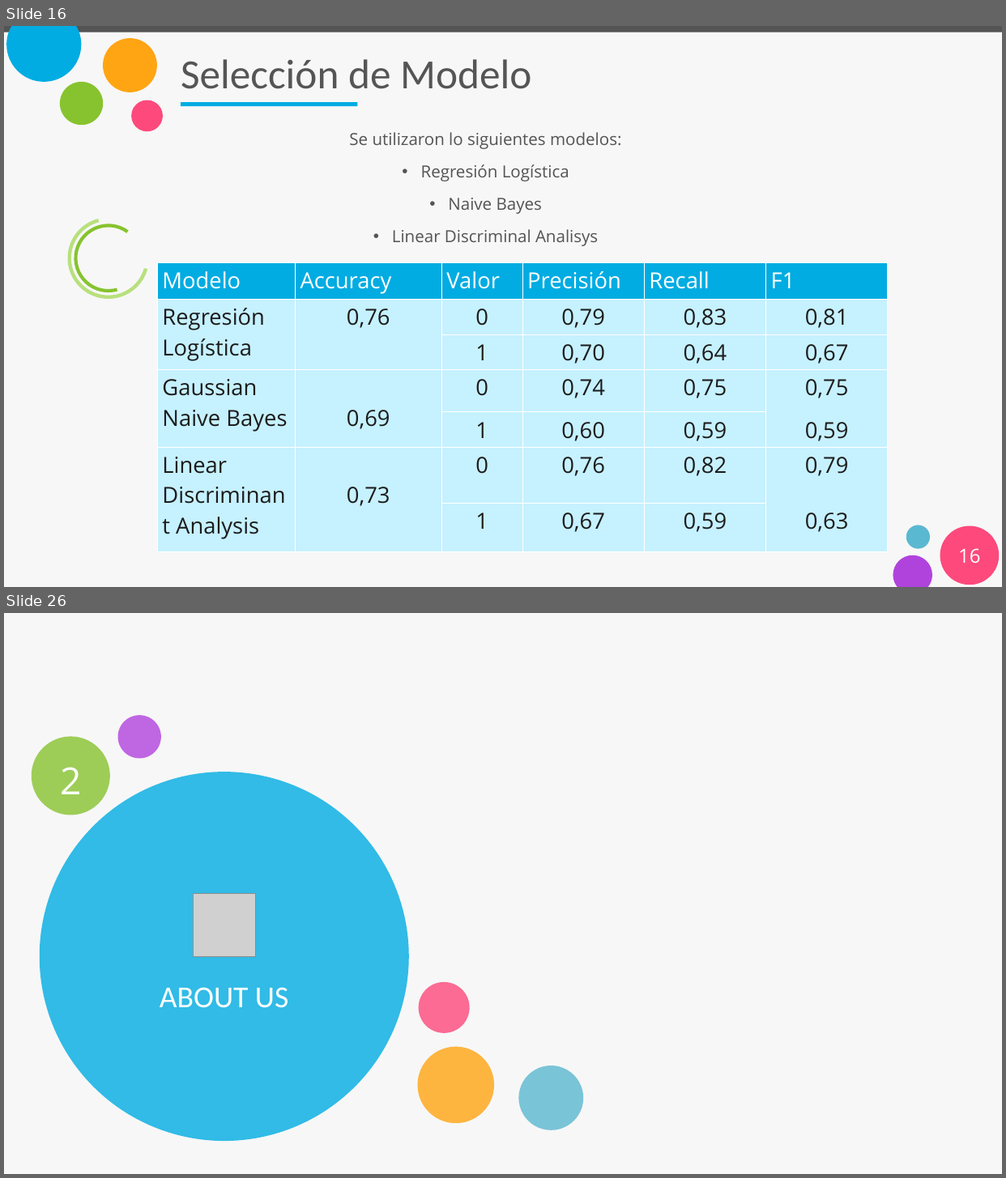
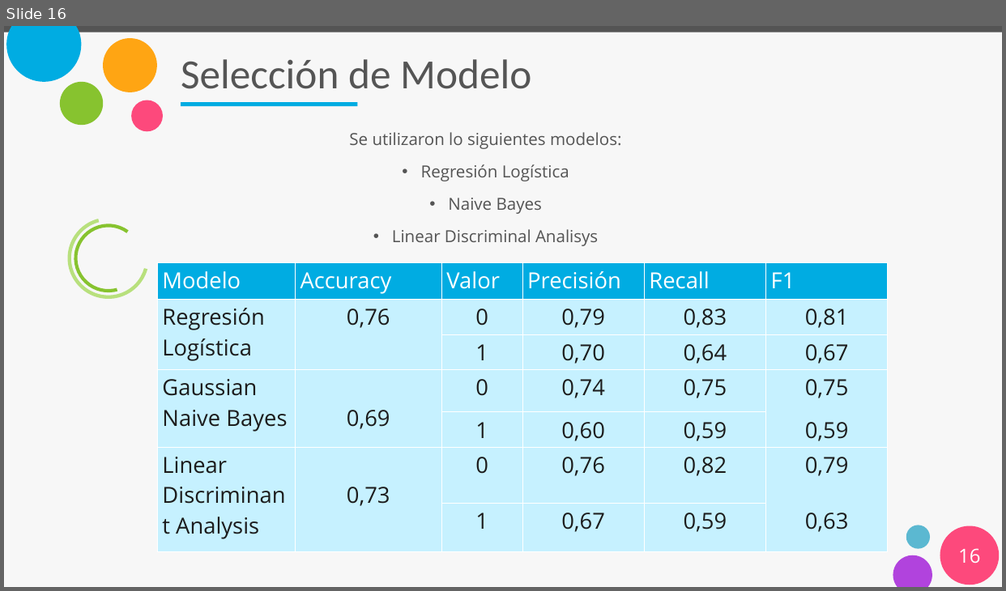
Before and after one commit to gp34446/desafio3, a slide deck: Presentación_desafio_3.pptx. Shown one above the other, each under a label of ours: slides 16 and 26 before the commit, slide 16 after it; the slides between them are not shown. The pictures are 1006x1178 and 1006x591 pixels, drawn with LibreOffice and Linux fonts; fonts in the diff are those of the drawing; grey boxes stand for pictures. Boxes give left, top, right and bottom in pixels: in the first picture for what was removed or moved away, otherwise in the second. Text is boxed around its words. In the diff, an @@ line names an element or a change of style, - is before the commit and + after.

```diff
--- a/Presentación_desafio_3.pptx
+++ b/Presentación_desafio_3.pptx
@@ slide 26 removed at <box>4,613,1002,1174</box>, background #F7F7F7 @@
@@ text removed at <box>60,767,81,794</box> @@
-2
@@ picture removed at <box>193,894,255,956</box> @@
@@ text removed at <box>160,987,288,1008</box> @@
-ABOUT US
```
Also in this commit, not shown: 1 slide changed, 6 slides added, 80 other slides removed.
